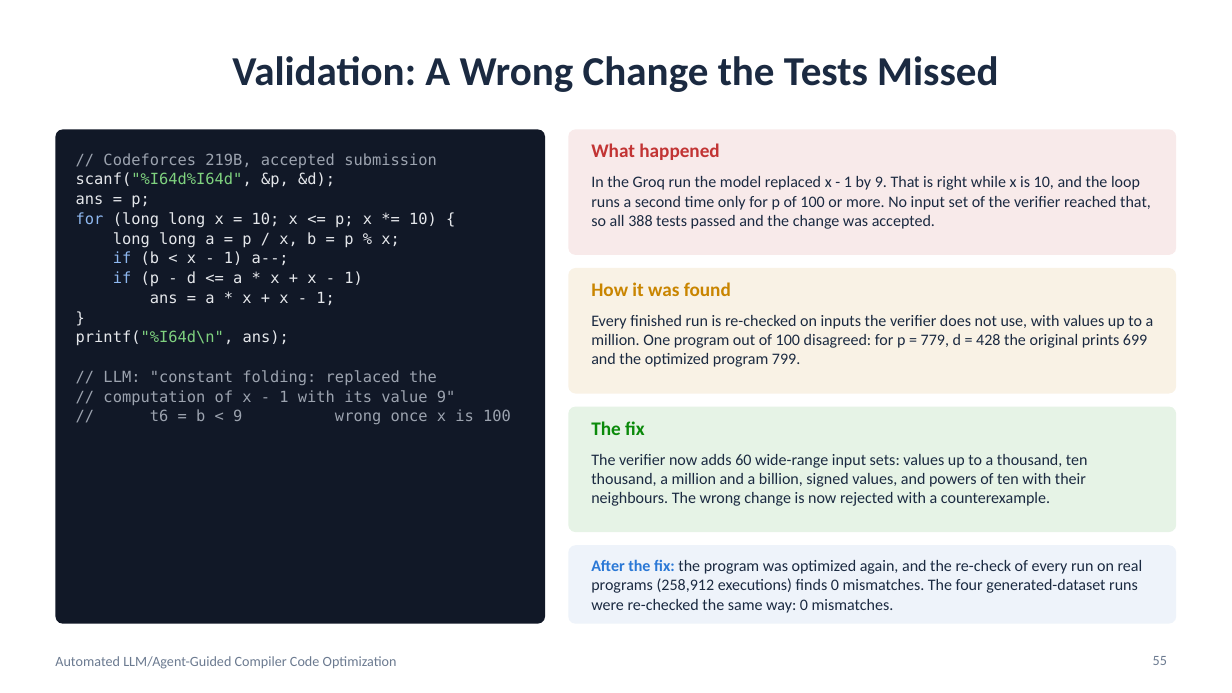
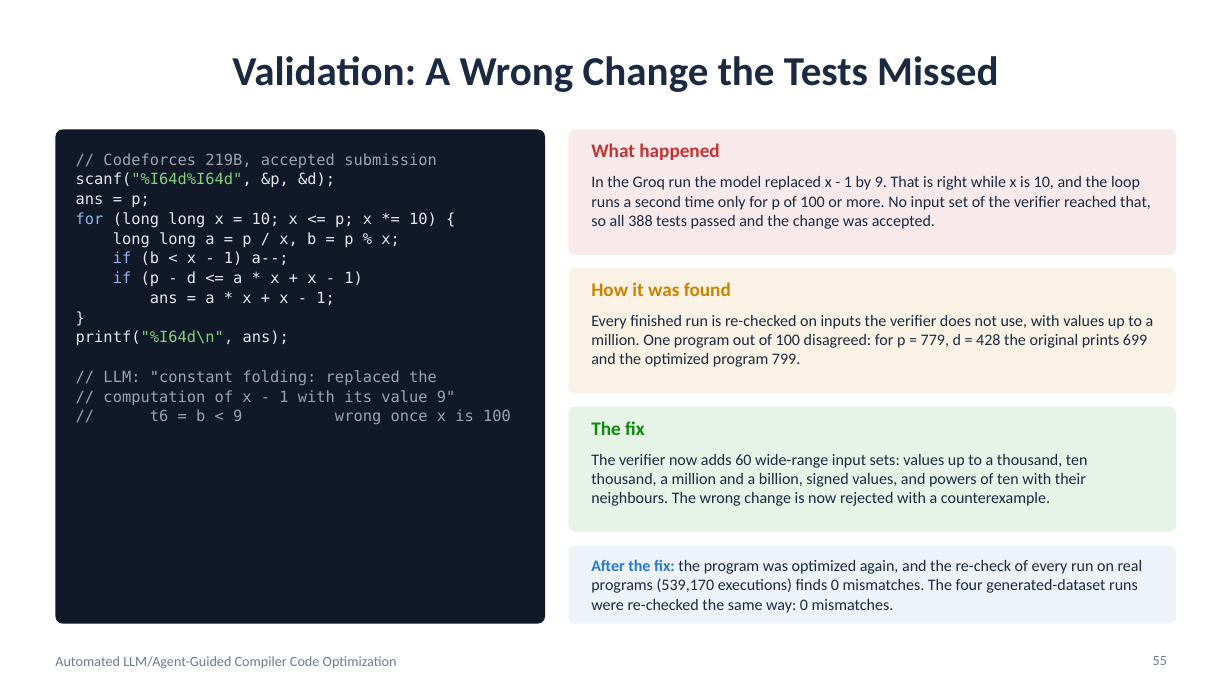
Before and after one commit to adarshhsharmaa-rgb/LLM-based-Compiler-Code-Optimization, a slide deck: slide 55 of project_ppt_24bce2972_review3.pptx. Drawn at 1232x693 pixels with LibreOffice and Linux fonts; fonts in the diff are those of the drawing. Boxes give left, top, right and bottom in pixels: in the first picture for what was removed or moved away, otherwise in the second. Text is boxed around its words. In the diff, an @@ line names an element or a change of style, - is before the commit and + after.

```diff
--- a/project_ppt_24bce2972_review3.pptx
+++ b/project_ppt_24bce2972_review3.pptx
@@ text at [591,559,1143,613]: text changed @@
-After the fix: the program was optimized again, and the re-check of every run on real programs (258,912 executions) finds 0 mismatches. The four generated-dataset runs were re-checked the same way: 0 mismatches.
+After the fix: the program was optimized again, and the re-check of every run on real programs (539,170 executions) finds 0 mismatches. The four generated-dataset runs were re-checked the same way: 0 mismatches.
```
Also in this commit, not shown: 7 other slides changed, 2 other files.
